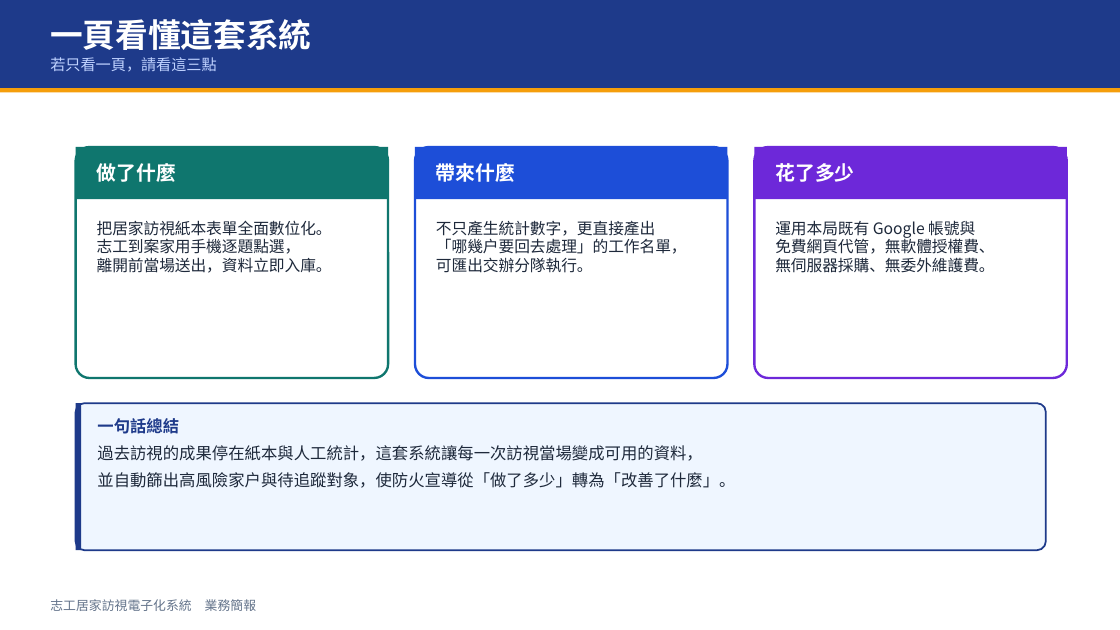
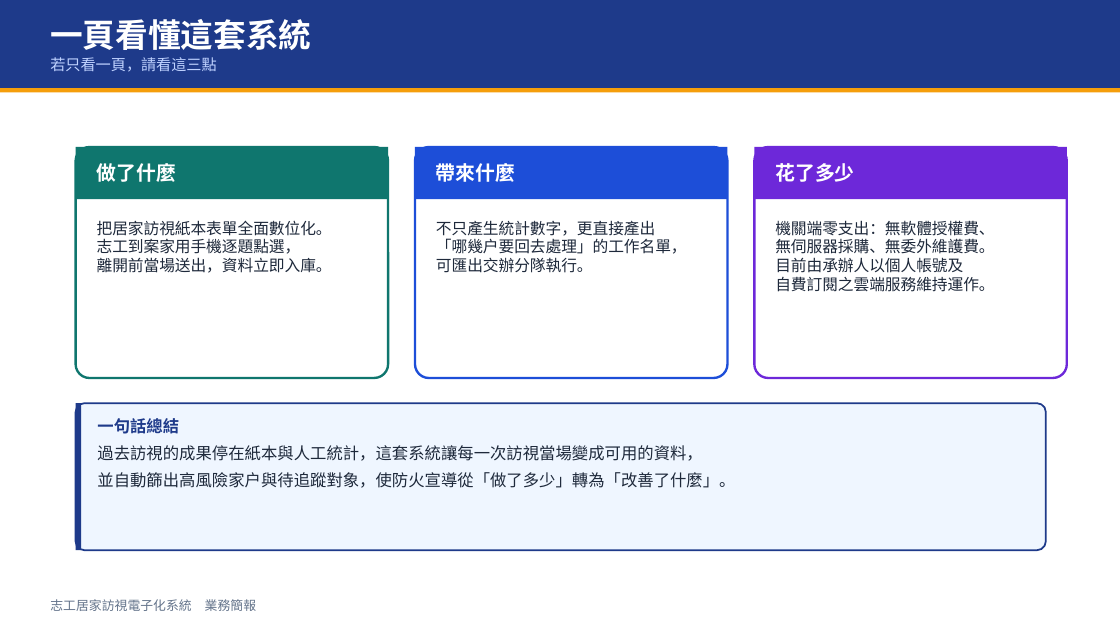
Before and after one commit to nttc5405-a11y/volunteer-visit-app, a slide deck: slide 2 of docs/志工訪視系統_業務簡報.pptx. Drawn at 1120x630 pixels with LibreOffice and Linux fonts; fonts in the diff are those of the drawing. Boxes give left, top, right and bottom in pixels: in the first picture for what was removed or moved away, otherwise in the second. Text is boxed around its words. In the diff, an @@ line names an element or a change of style, - is before the commit and + after.

```diff
--- a/docs/志工訪視系統_業務簡報.pptx
+++ b/docs/志工訪視系統_業務簡報.pptx
@@ text at box(775, 220, 994, 292): text changed @@
-運用本局既有 Google 帳號與
-免費網頁代管，無軟體授權費、
-無伺服器採購、無委外維護費。
+機關端零支出：無軟體授權費、
+無伺服器採購、無委外維護費。
+目前由承辦人以個人帳號及
+自費訂閱之雲端服務維持運作。
```
Also in this commit, not shown: 2 other slides changed, 1 slide added, 1 other file.
